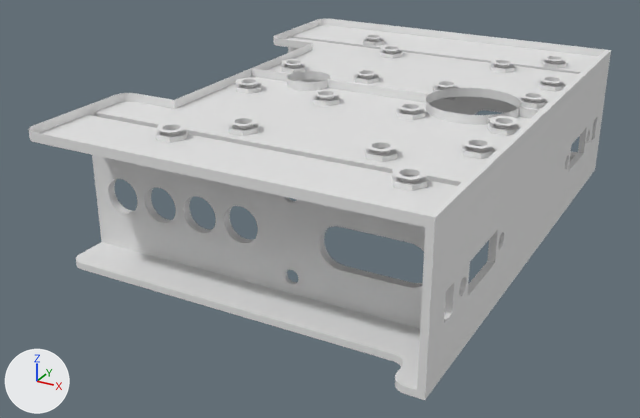
An edit to the Blender file pre/010.blend, drawn before and after from the same camera.
Camera for both pictures: a 50 mm camera at (43.3, -174.6, 87.5) aimed at (-47.8, -8.9, 4.6). The lights are fixed; the arrows at lower left show +X, +Y and +Z.

The first picture shows 'frame'.
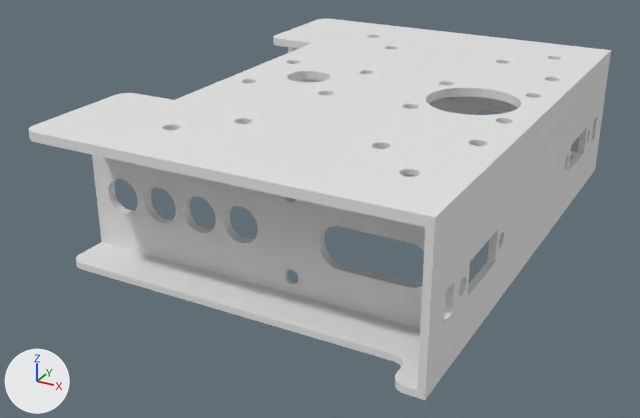
Pixel boxes (x1, y1, x2, y2) of what changed, in the pictures (640 x 418 px):
```json
{"part": 1, "of": "me_frame", "change": "built on", "after": [28, 19, 605, 215]}
```

Scene script edits in JSON lines:
```json
{"block": "me_frame", "where": "# used by ob_frame; location = (-54.2, 0.0, 30.5); scale = (6.25, 6.25, 1.0)"}
{"op": "remove", "block": "me_frame", "code": "me_frame.from_pydata(...)  # 1426 vertices, 1995 faces, 7 loose edges; spans x -4.9..8.7, y -9.6..0.0, z -30.5..2.5"}
{"op": "add", "block": "me_frame", "code": "me_frame.from_pydata(...)  # 1422 vertices, 2097 faces; spans x -4.9..8.7, y -9.6..0.0, z -30.5..2.5"}
{"block": "me_frame", "change": "me_frame part 1"}
{"block": "me_frame", "change": "1 loose edge is deleted"}
{"block": "me_frame", "change": "2 vertices are added at (-4.4, -9.1, 2.5), (-4.4, -5.3, 2.5)"}
{"block": "me_frame", "change": "102 new faces join them"}
```
